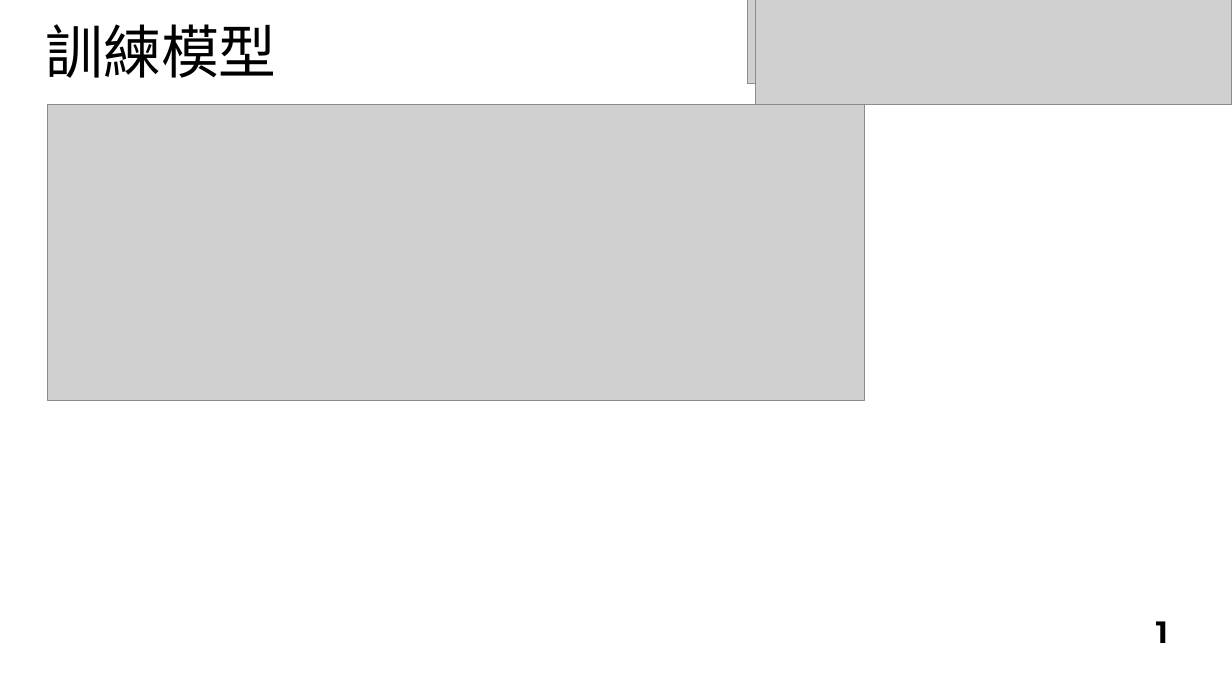
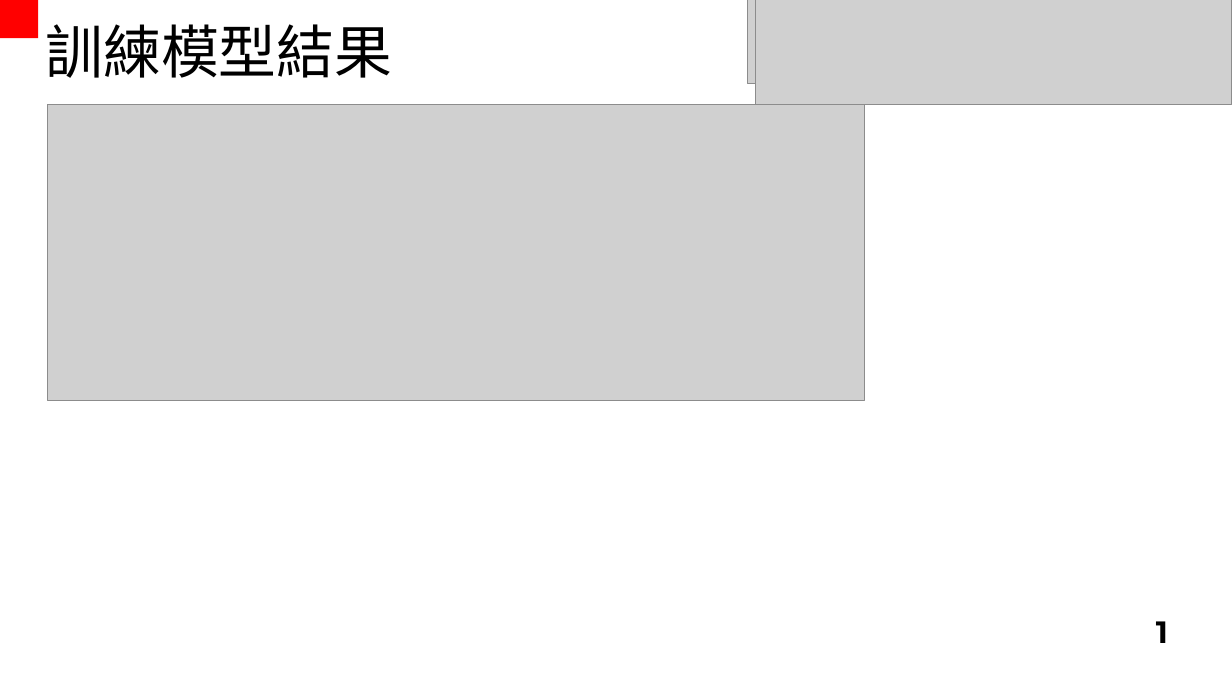
Before and after one commit to cgit6/AML_SVM, a slide deck: slide 34 of AML detection.pptx (slide 27 before the commit). Drawn at 1232x693 pixels with LibreOffice and Linux fonts; fonts in the diff are those of the drawing; grey boxes stand for pictures. Boxes give left, top, right and bottom in pixels: in the first picture for what was removed or moved away, otherwise in the second. Text is boxed around its words. In the diff, an @@ line names an element or a change of style, - is before the commit and + after.

```diff
--- a/AML detection.pptx
+++ b/AML detection.pptx
@@ rectangle added at (0, 0, 36, 36), fill #385723 @@
@@ rectangle added at (0, 0, 38, 38), fill #FF0000 @@
@@ text at (46, 24, 393, 78): text changed @@
-訓練模型
+訓練模型結果
```
Also in this commit, not shown: 6 other slides changed, 8 slides added.
